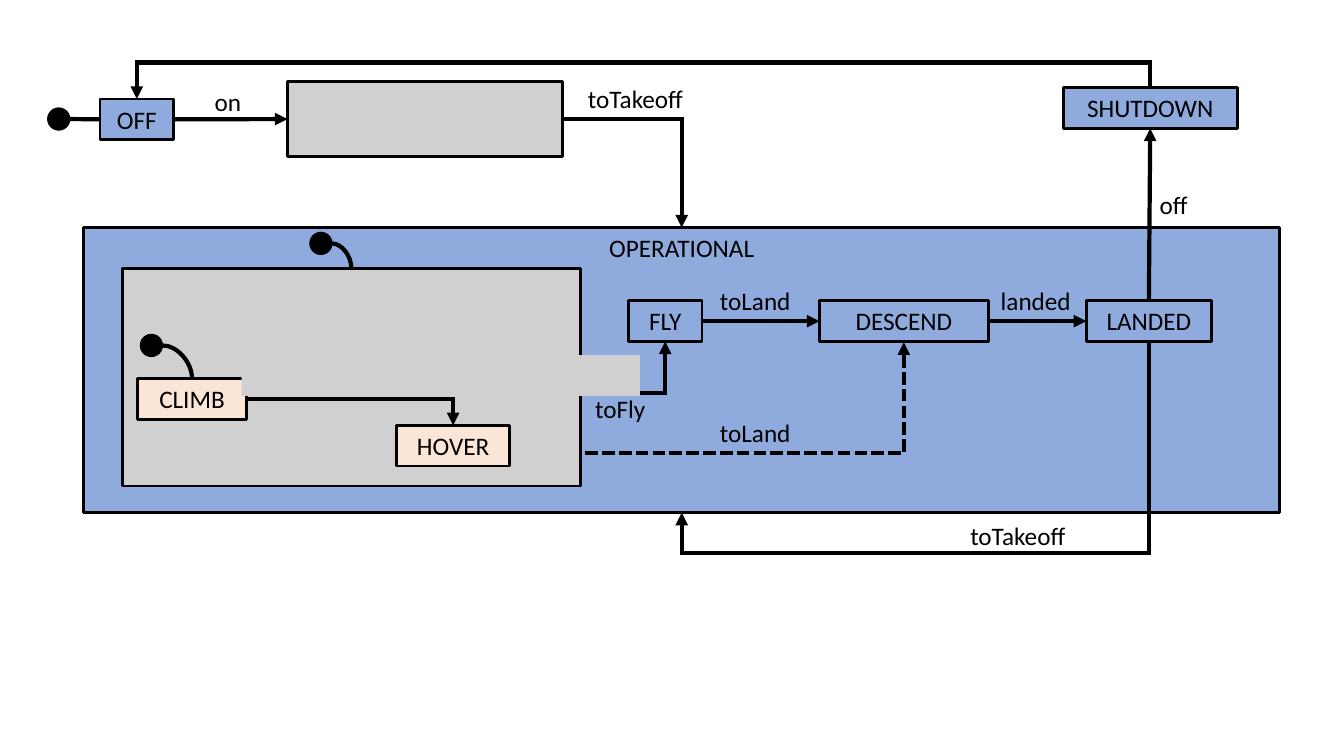
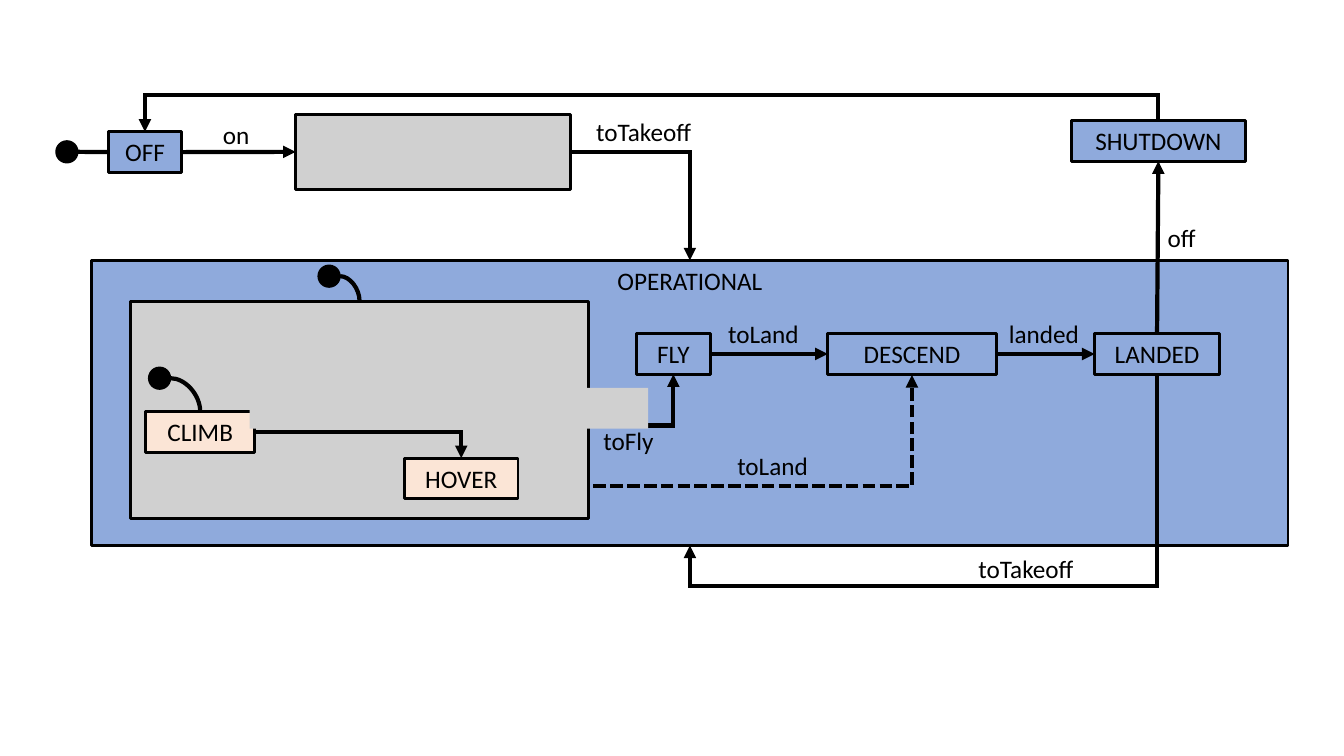
Before and after one commit to kmorris3/rodin_scxml_plugin, a slide deck: slide 2 of manuscripts/ABZ2020/source/figures/Diagrams.pptx. Drawn at 1344x756 pixels with LibreOffice and Linux fonts; fonts in the diff are those of the drawing; grey boxes stand for pictures. Boxes give left, top, right and bottom in pixels: in the first picture for what was removed or moved away, otherwise in the second. Text is boxed around its words. In the diff, an @@ line names an element or a change of style, - is before the commit and + after.

```diff
--- a/manuscripts/ABZ2020/source/figures/Diagrams.pptx
+++ b/manuscripts/ABZ2020/source/figures/Diagrams.pptx
@@ 6 rectangles, 3 texts, 3 elbow arrows, 2 pictures, 2 arrows, 1 line, 1 curved line, 1 ellipse: place and size @@
-6 rectangles, 3 texts, 3 elbow arrows, 2 pictures, 2 arrows, 1 line, 1 curved line, 1 ellipse at (47, 63, 1238, 546)
+6 rectangles, 3 texts, 3 elbow arrows, 2 pictures, 2 arrows, 1 line, 1 curved line, 1 ellipse at (56, 96, 1246, 579)
@@ 4 texts, 3 elbow arrows, 2 rectangles, 2 ellipses, 2 arrows, 1 picture, 1 curved line: place and size @@
-4 texts, 3 elbow arrows, 2 rectangles, 2 ellipses, 2 arrows, 1 picture, 1 curved line at (84, 82, 1280, 554)
+4 texts, 3 elbow arrows, 2 rectangles, 2 ellipses, 2 arrows, 1 picture, 1 curved line at (92, 114, 1289, 587)
@@ text "toLand": place and size @@
-text "toLand" at (720, 424, 791, 442)
+text "toLand" at (737, 457, 808, 475)
```
Also in this commit, not shown: 3 other slides changed, 4 other files.
